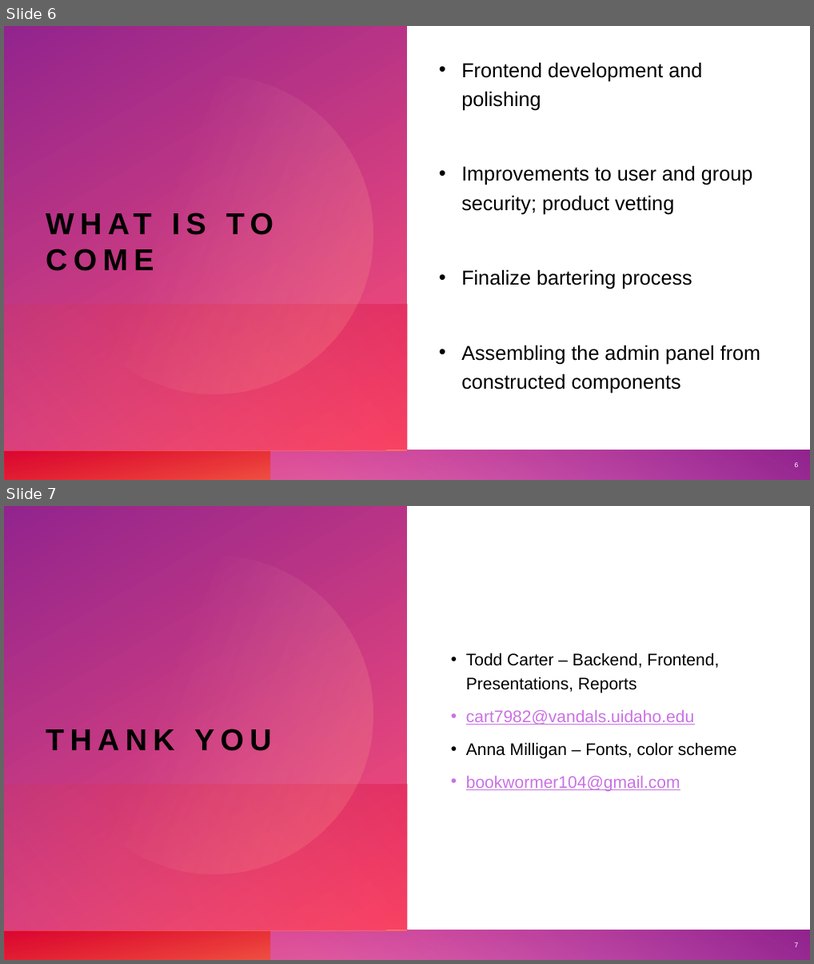
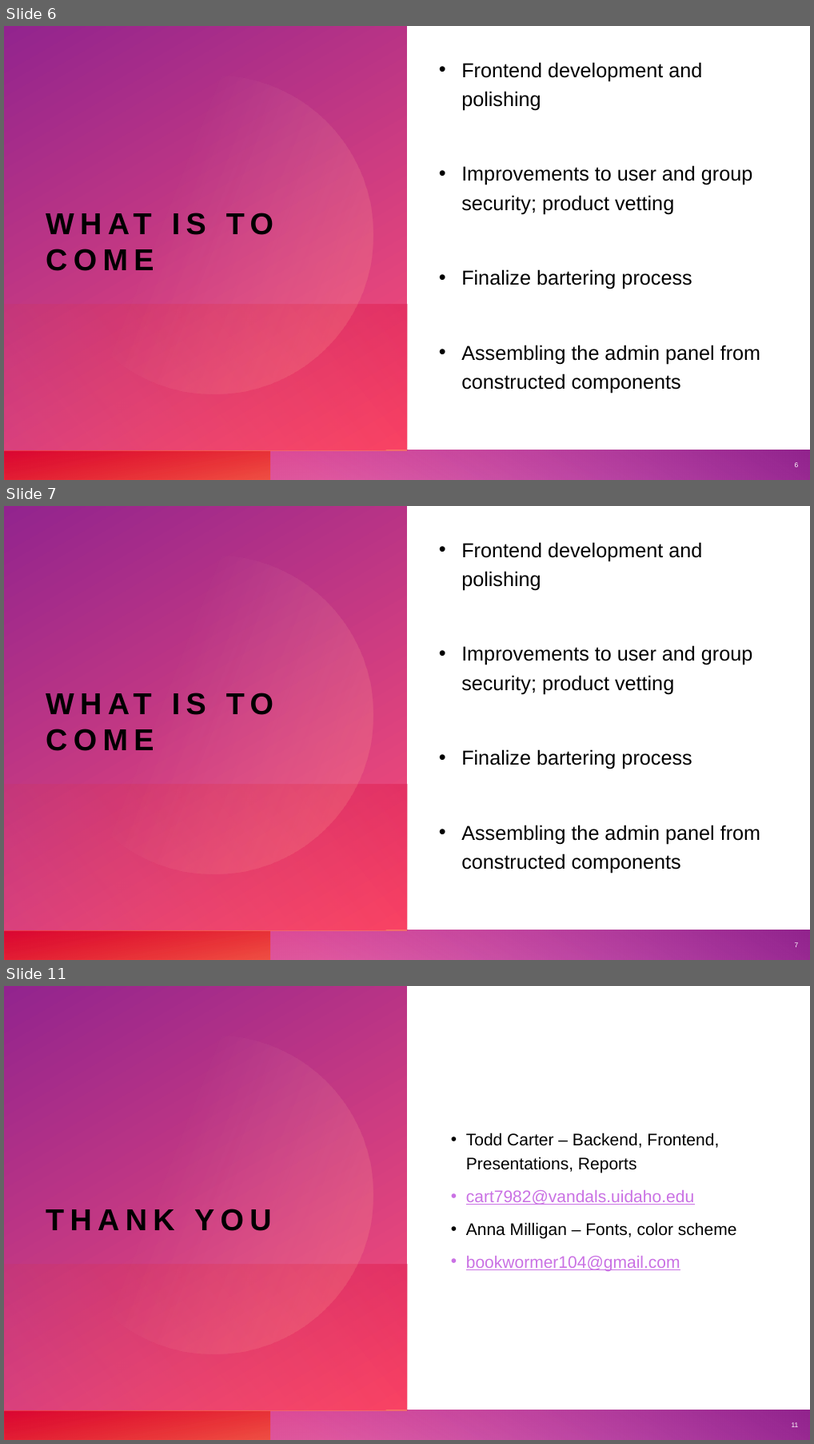
Before and after one commit to cart7982/CaravanSeraiCS360, a slide deck: CaravanSeraiCS360/Presentations/Caravanserai.pptx. Shown one above the other, each under a label of ours: slides 6 and 7 before the commit, slides 6, 7 and 11 after it; the slides between them are not shown. The pictures are 814x964 and 814x1444 pixels, drawn with LibreOffice and Linux fonts; fonts in the diff are those of the drawing. Boxes give left, top, right and bottom in pixels: in the first picture for what was removed or moved away, otherwise in the second. Text is boxed around its words. In the diff, an @@ line names an element or a change of style, - is before the commit and + after.

```diff
--- a/CaravanSeraiCS360/Presentations/Caravanserai.pptx
+++ b/CaravanSeraiCS360/Presentations/Caravanserai.pptx
@@ slide 7 added at [4,506,810,960], background #FFFFFF; not listed: 8 template elements that a slide beside it also shows @@
@@ text added at [462,542,761,873], 24 pt, text #000000 @@
+• Frontend development and polishing
+• Improvements to user and group security; product vetting
+• Finalize bartering process
+• Assembling the admin panel from constructed components
@@ title added at [46,728,154,751], 36 pt, text #000000, bold @@
+WHAT IS TO COME
@@ page number added at [795,942,799,947], 8 pt, text #FFFFFF @@
+7
@@ what was slide 7 is now slide 11 @@
@@ page number at [792,1422,799,1427]: text changed @@
-7
+11
```
Also in this commit, not shown: 3 other slides added.
